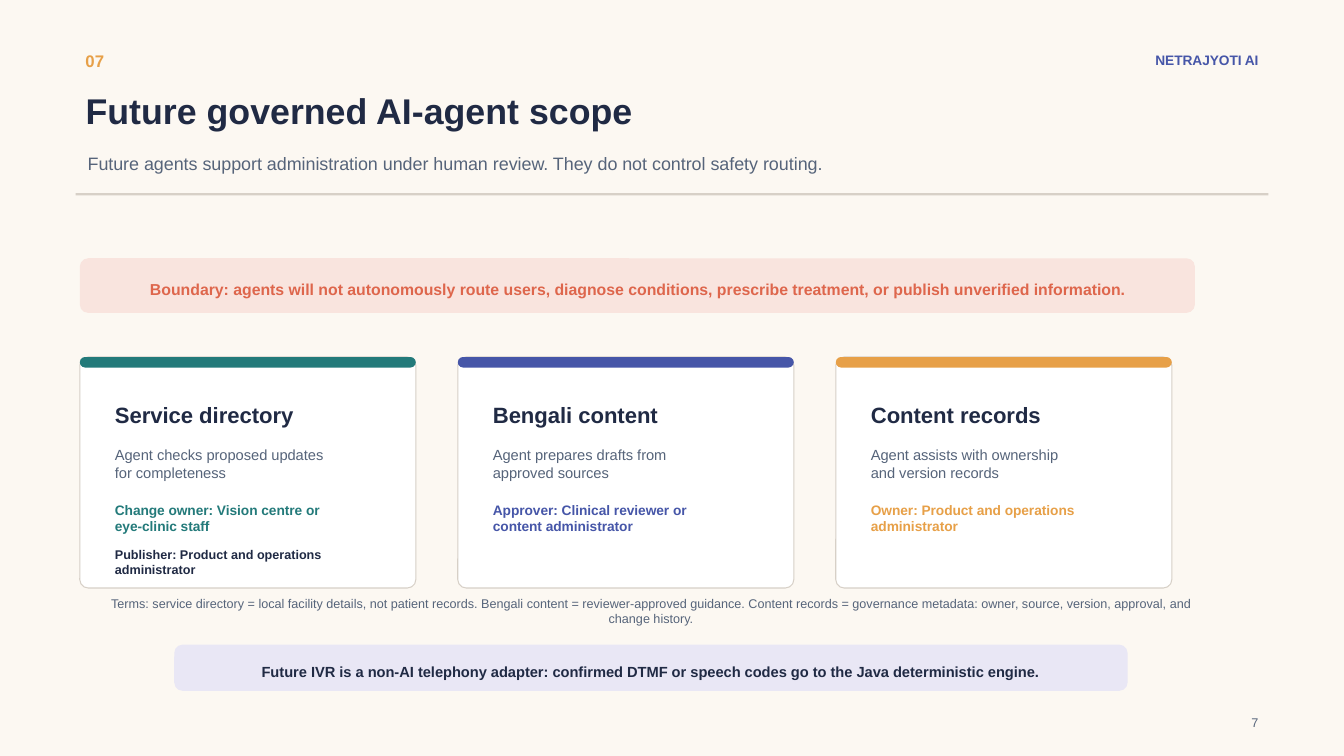
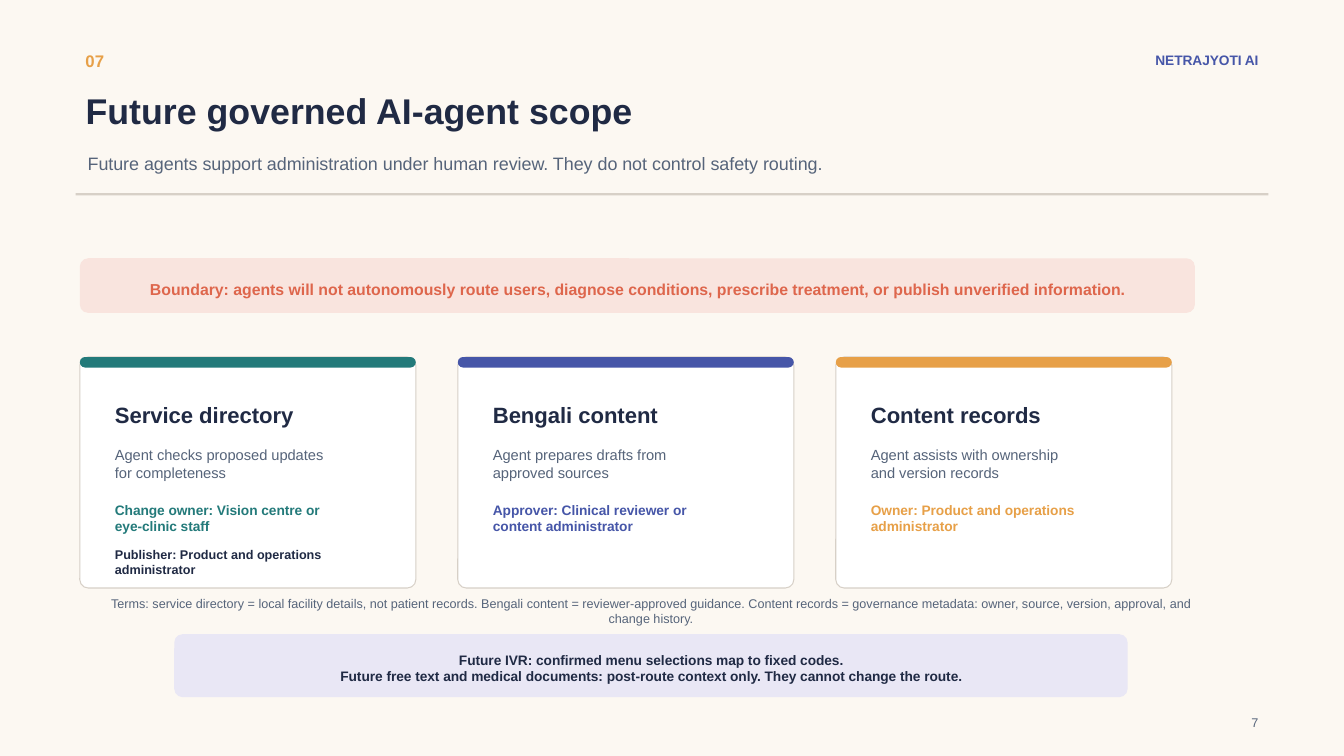
Before and after one commit to rahulkarcj/netrajyoti-ai-mvp, a slide deck: slide 7 of docs/presentation/NetraJyoti_AI_Capstone_Demo_Deck.pptx. Drawn at 1344x756 pixels with LibreOffice and Linux fonts; fonts in the diff are those of the drawing. Boxes give left, top, right and bottom in pixels: in the first picture for what was removed or moved away, otherwise in the second. Text is boxed around its words. In the diff, an @@ line names an element or a change of style, - is before the commit and + after.

```diff
--- a/docs/presentation/NetraJyoti_AI_Capstone_Demo_Deck.pptx
+++ b/docs/presentation/NetraJyoti_AI_Capstone_Demo_Deck.pptx
@@ rounded rectangle: place and size @@
-rounded rectangle at bbox=[174, 645, 1128, 692]
+rounded rectangle at bbox=[174, 634, 1128, 697]
@@ rounded rectangle at bbox=[174, 634, 1128, 697]: proportions changed @@
@@ text at bbox=[340, 655, 962, 684]: text changed; size 10.5 to 9.8 pt @@
-Future IVR is a non-AI telephony adapter: confirmed DTMF or speech codes go to the Java deterministic engine.
+Future IVR: confirmed menu selections map to fixed codes.
+Future free text and medical documents: post-route context only. They cannot change the route.
```
Also in this commit, not shown: 4 other slides changed, 1 other file.
